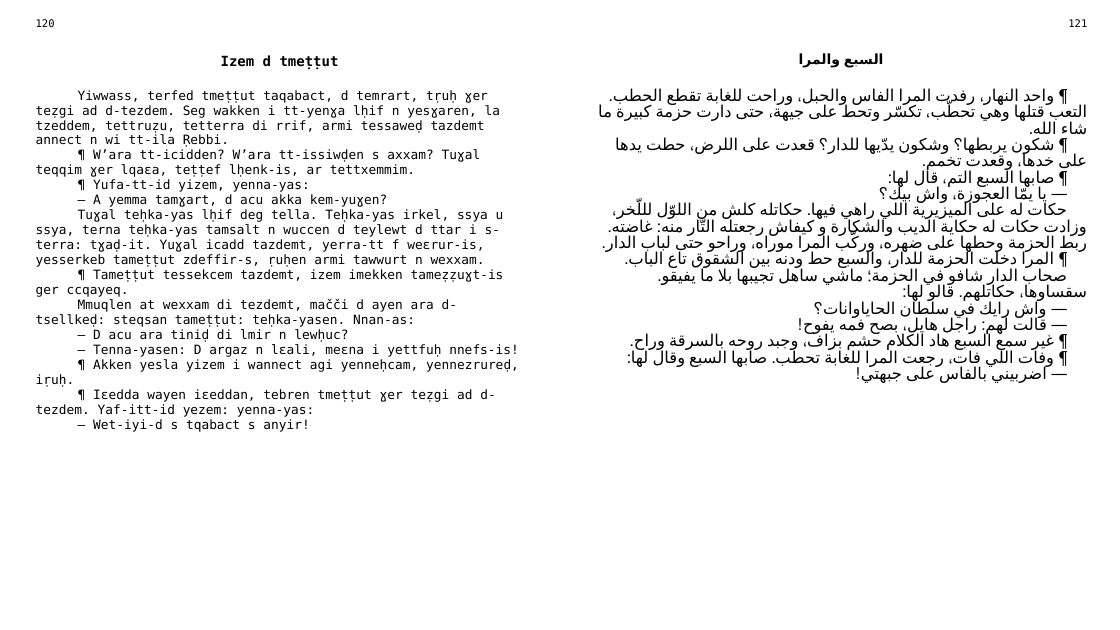
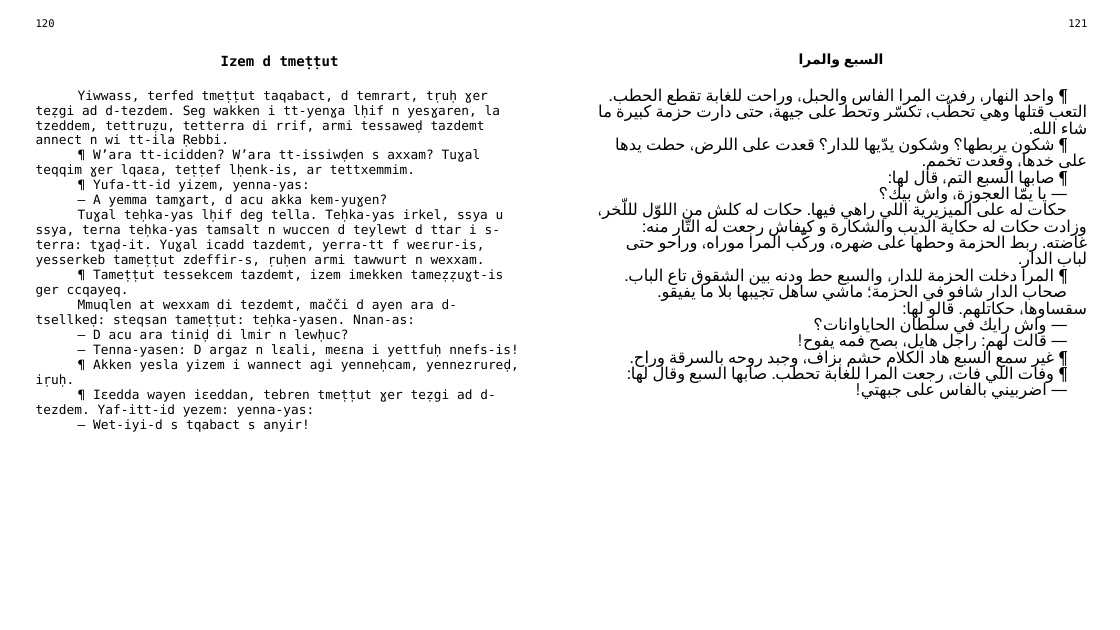
Before and after one commit to sferhah/tamacahut_n_wuccen, a slide deck: slide 57 of Uccen.ConsoleApp/Resources/pptx/uccen.arq.pptx. Drawn at 1120x630 pixels with LibreOffice and Linux fonts; fonts in the diff are those of the drawing. Boxes give left, top, right and bottom in pixels: in the first picture for what was removed or moved away, otherwise in the second. Text is boxed around its words. In the diff, an @@ line names an element or a change of style, - is before the commit and + after.

```diff
--- a/Uccen.ConsoleApp/Resources/pptx/uccen.arq.pptx
+++ b/Uccen.ConsoleApp/Resources/pptx/uccen.arq.pptx
@@ table at <box>27,13,1096,607</box> @@
-row 3, column 3: ¶ واحد النهار، رفدت المرا الفاس والحبل، وراحت للغابة تقطع الحطب. التعب قتلها وهي تحطّب، تكسّر وتحط على جيهة، حتى دارت حزمة كبيرة ما شاء الله. / ¶ شكون يربطها؟ وشكون يدّيها للدار؟ قعدت على اللرض، حطت يدها على خدها، وقعدت تخمم. / ¶ صابها السبع التم، قال لها: / — يا يمّا العجوزة، واش بيك؟ / حكات له على الميزيرية اللي راهي فيها. حكاتله كلش من اللوّل لللّخر، وزادت حكات له حكاية الديب والشكارة و كيفاش رجعتله التّار منه: غاضته. ربط الحزمة وحطها على ضهره، وركّب المرا موراه، وراحو حتى لباب الدار. / ¶ المرا دخلت الحزمة للدار، والسبع حط ودنه بين الشقوق تاع الباب. / صحاب الدار شافو في الحزمة؛ ماشي ساهل تجيبها بلا ما يفيقو. سقساوها، حكاتلهم. قالو لها: / — واش رايك في سلطان الحاياوانات؟ / — قالت لهم: راجل هايل، بصح فمه يفوح! / ¶ غير سمع السبع هاد الكلام حشم بزاف، وجبد روحه بالسرقة وراح. / ¶ وفات اللي فات، رجعت المرا للغابة تحطب. صابها السبع وقال لها: / — اضربيني بالفاس على جبهتي!
+row 3, column 3: ¶ واحد النهار، رفدت المرا الفاس والحبل، وراحت للغابة تقطع الحطب. التعب قتلها وهي تحطّب، تكسّر وتحط على جيهة، حتى دارت حزمة كبيرة ما شاء الله. / ¶ شكون يربطها؟ وشكون يدّيها للدار؟ قعدت على اللرض، حطت يدها على خدها، وقعدت تخمم. / ¶ صابها السبع التم، قال لها: / — يا يمّا العجوزة، واش بيك؟ / حكات له على الميزيرية اللي راهي فيها. حكات له كلش من اللوّل لللّخر، وزادت حكات له حكاية الديب والشكارة و كيفاش رجعت له التّار منه: غاضته. ربط الحزمة وحطها على ضهره، وركّب المرا موراه، وراحو حتى لباب الدار. / ¶ المرا دخلت الحزمة للدار، والسبع حط ودنه بين الشقوق تاع الباب. / صحاب الدار شافو في الحزمة؛ ماشي ساهل تجيبها بلا ما يفيقو. سقساوها، حكاتلهم. قالو لها: / — واش رايك في سلطان الحاياوانات؟ / — قالت لهم: راجل هايل، بصح فمه يفوح! / ¶ غير سمع السبع هاد الكلام حشم بزاف، وجبد روحه بالسرقة وراح. / ¶ وفات اللي فات، رجعت المرا للغابة تحطب. صابها السبع وقال لها: / — اضربيني بالفاس على جبهتي!
```
Also in this commit, not shown: 5 other slides changed, 1 other file.
